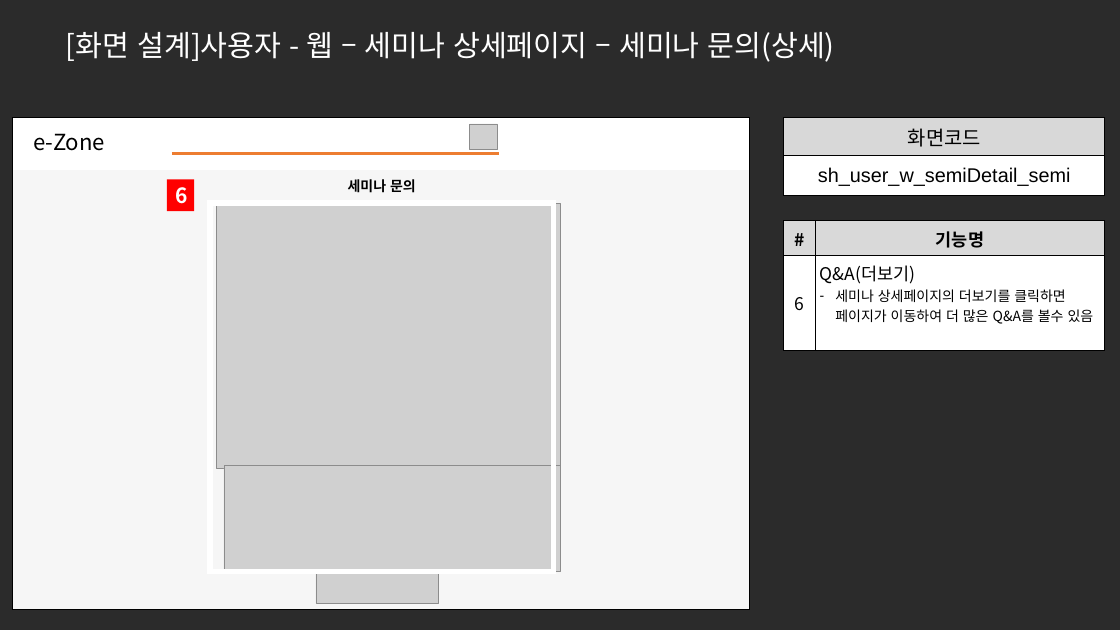
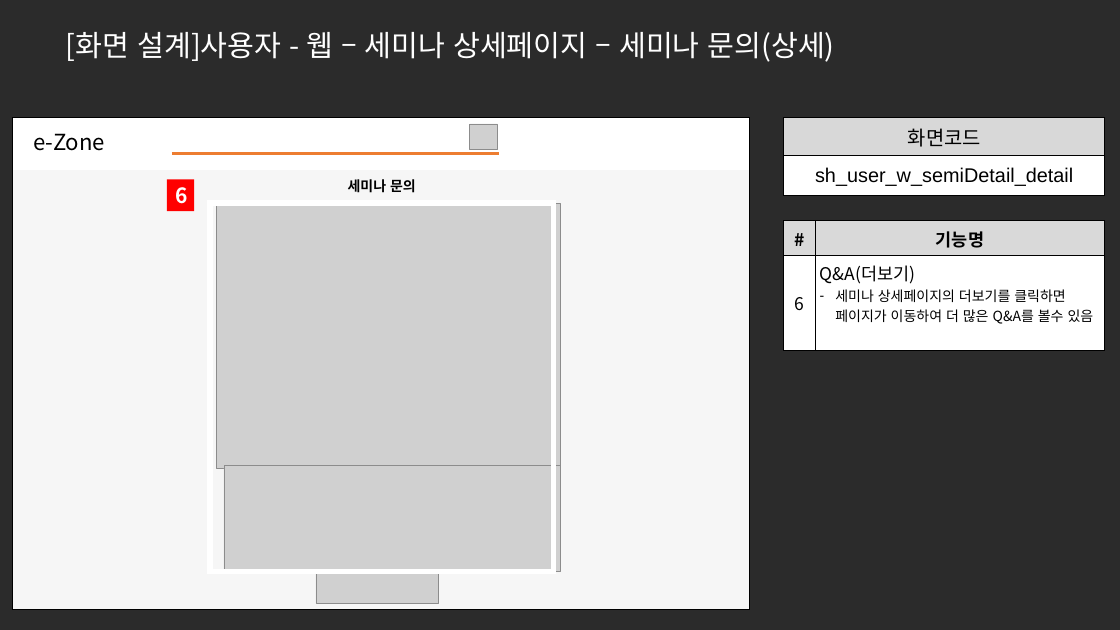
Before and after one commit to ezenteam2/e-Zone, a slide deck: slide 11 of 0 발표용 파워포인트/project05 - 파워포인트 종합 - 서희.pptx (slide 6 before the commit). Drawn at 1120x630 pixels with LibreOffice and Linux fonts; fonts in the diff are those of the drawing; grey boxes stand for pictures; background and template pictures are left out; a plain dark background stands for a picture behind light text. Boxes give left, top, right and bottom in pixels: in the first picture for what was removed or moved away, otherwise in the second. Text is boxed around its words. In the diff, an @@ line names an element or a change of style, - is before the commit and + after.

```diff
--- a/0 발표용 파워포인트/project05 - 파워포인트 종합 - 서희.pptx
+++ b/0 발표용 파워포인트/project05 - 파워포인트 종합 - 서희.pptx
@@ table at bbox=[784, 118, 1105, 196] @@
-row 2, column 1: sh_user_w_semiDetail_semi
+row 2, column 1: sh_user_w_semiDetail_detail
```
Also in this commit, not shown: 2 other slides changed, 8 slides added, 3 slides removed, 17 other files.
